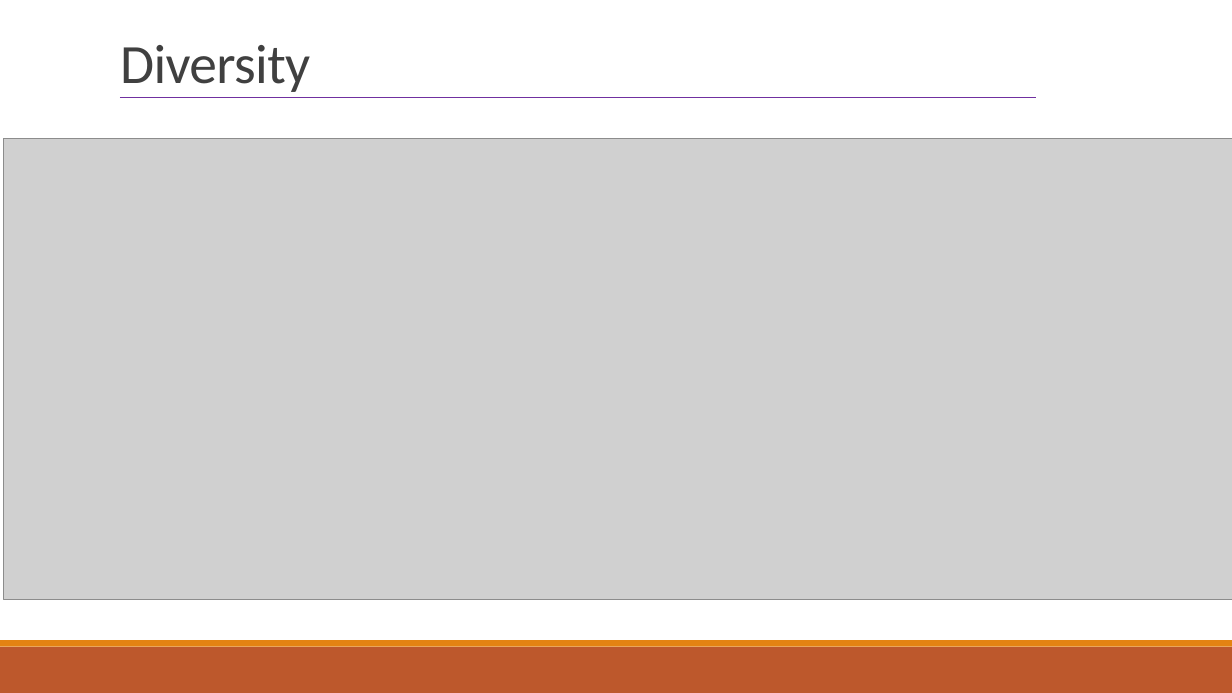
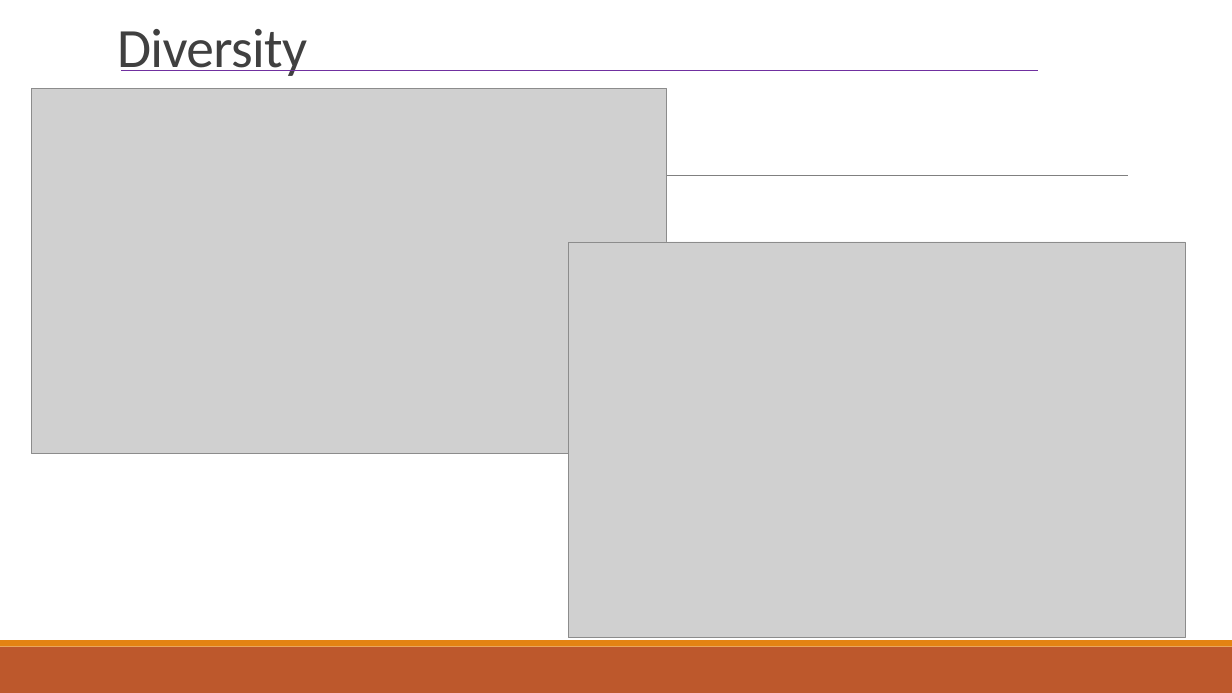
Before and after one commit to indranik/BC_Project1, a slide deck: slide 12 of Project1_Presentation.pptx. Drawn at 1232x693 pixels with LibreOffice and Linux fonts; fonts in the diff are those of the drawing; grey boxes stand for pictures. Boxes give left, top, right and bottom in pixels: in the first picture for what was removed or moved away, otherwise in the second. Text is boxed around its words. In the diff, an @@ line names an element or a change of style, - is before the commit and + after.

```diff
--- a/Project1_Presentation.pptx
+++ b/Project1_Presentation.pptx
@@ title "Diversity": place and size @@
-title "Diversity" at <box>120,45,310,92</box>
+title "Diversity" at <box>117,29,307,76</box>
@@ picture: place and size @@
-picture at <box>3,139,1232,599</box>
+picture at <box>31,88,667,454</box>
@@ line moved from (120, 97) - (1037, 97) to (121, 70) - (1038, 70) @@
@@ line added from (121, 176) to (1128, 176), #808080 0.5 pt @@
@@ picture added at <box>568,242,1186,638</box> @@
```
Also in this commit, not shown: 1 slide removed.
